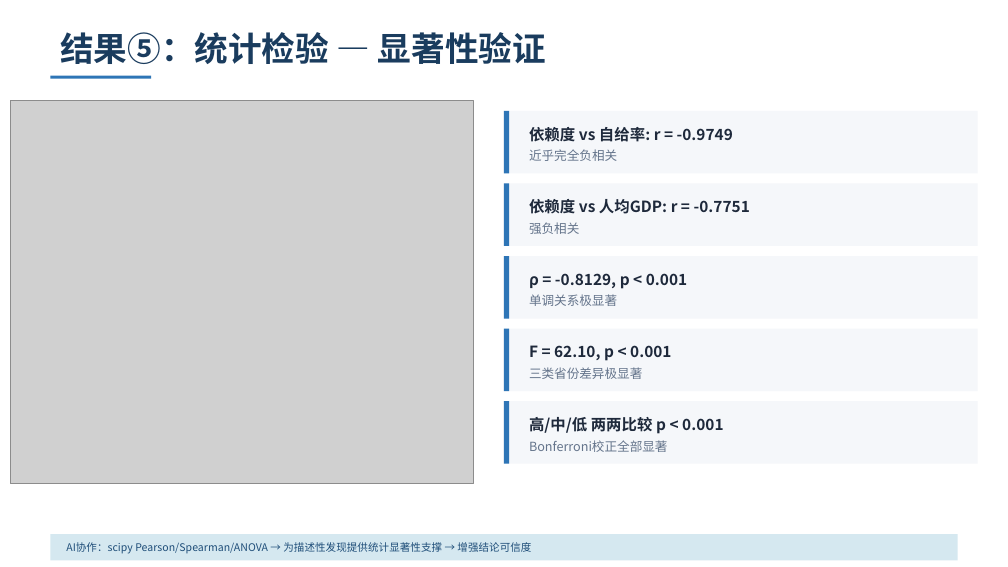
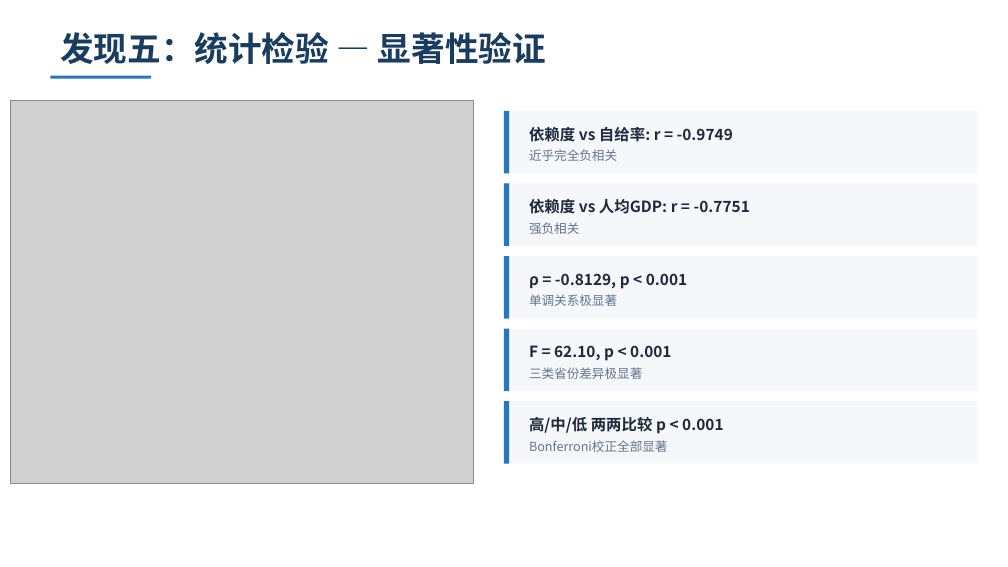
Before and after one commit to xonhaorun-afk/fiscal-transfer-analysis, a slide deck: slide 10 of output/课堂演示.pptx (slide 8 before the commit). Drawn at 1008x567 pixels with LibreOffice and Linux fonts; fonts in the diff are those of the drawing; grey boxes stand for pictures. Boxes give left, top, right and bottom in pixels: in the first picture for what was removed or moved away, otherwise in the second. Text is boxed around its words. In the diff, an @@ line names an element or a change of style, - is before the commit and + after.

```diff
--- a/output/课堂演示.pptx
+++ b/output/课堂演示.pptx
@@ text at bbox=[60, 32, 546, 64]: text changed @@
-结果⑤：统计检验 — 显著性验证
+发现五：统计检验 — 显著性验证
@@ rectangle removed at bbox=[50, 534, 958, 560] @@
@@ text removed at bbox=[66, 542, 531, 554] @@
-AI协作：scipy Pearson/Spearman/ANOVA → 为描述性发现提供统计显著性支撑 → 增强结论可信度
```
Also in this commit, not shown: 8 other slides changed, 7 slides added, 2 slides removed, 1 other file.
